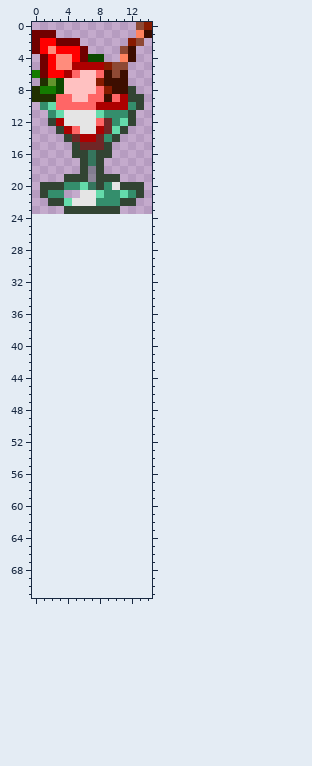
Two versions of one sprite sheet, Sources/Modules/FoodModule/Items/ModFood/StrawberryIcecream.png. Above is the file before it was changed.
The file is 30x48 pixels, drawn in blocks of 2x2; one block is one cell here. The old version is drawn lined up with the new one, on the new canvas.
After:
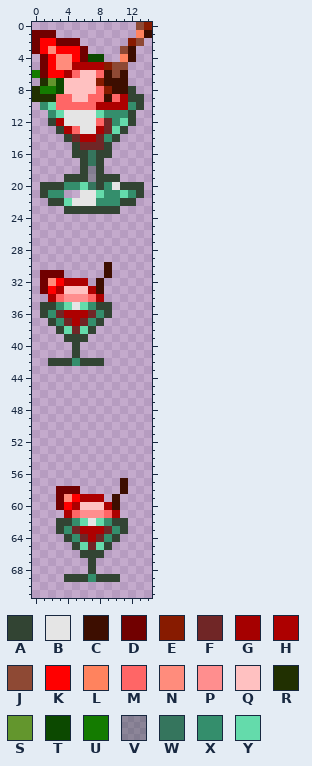
Palette (. is transparent): A #324433  B #e5e5e5  C #3d0e00  D #710000  E #871b00  F #702626  G #a50000  H #ad0000  J #8e4934  K #ff0000  L #ff835e  M #ff6666  N #ff8c7c  P #ff8e8e  Q #ffc1c1  R #213001  S #63962d  T #0c4900  U #147b00  V #1b3c3055  W #35755d  X #348e6c  Y #64dbab
What changed:
canvas 15x24 -> 15x72
Colour A now appears in row 35 at x 1 to 2 and 8 to 9; in row 36 at x 1 and 9; in row 37 at x 2 and 8; in row 38 at x 3 and 7; in row 39 at x 4 to 6; in rows 40 to 41 at x 5.
Colour A now appears in row 42 at x 2 to 4 and 6 to 8; in row 62 at x 3 to 4 and 10 to 11; in row 63 at x 3 and 11; in row 64 at x 4 and 10; in row 65 at x 5 and 9; in row 66 at x 6 to 8.
Colour A now appears in rows 67 to 68 at x 7; in row 69 at x 4 to 6 and 8 to 10.
Colour B now appears in row 35 at x 5; in row 62 at x 7.
Colour C now appears in rows 30 to 31 at x 9; in rows 32 to 33 at x 8; in rows 57 to 58 at x 11; in rows 59 to 60 at x 10.
Colour D now appears in row 31 at x 1 to 3; in rows 32 to 33 at x 1; in row 58 at x 3 to 5; in rows 59 to 60 at x 3.
Colour F now appears in row 36 at x 3 and 7; in row 37 at x 4 and 6; in row 38 at x 5; in row 63 at x 5 and 9; in row 64 at x 6 and 8; in row 65 at x 7.
Colour H now appears in row 32 at x 4 to 6; in row 33 at x 3 and 7; in row 34 at x 2 and 8; in row 36 at x 4 to 6; in row 37 at x 5; in row 59 at x 6 to 8.
Colour H now appears in row 60 at x 5 and 9; in row 61 at x 4 and 10; in row 63 at x 6 to 8; in row 64 at x 7.
Colour K now appears in row 32 at x 3; in row 33 at x 2; in row 59 at x 5; in row 60 at x 4.
Colour M now appears in row 34 at x 3 and 7; in row 61 at x 5 and 9.
Colour N now appears in row 32 at x 2; in row 59 at x 4.
Colour P now appears in row 34 at x 4 to 6; in row 61 at x 6 to 8.
Colour Q now appears in row 33 at x 4 to 6; in row 60 at x 6 to 8.
Colour X now appears in row 35 at x 3 and 7; in row 36 at x 2 and 8; in row 37 at x 3 and 7; in row 42 at x 5; in row 62 at x 5 and 9; in row 63 at x 4 and 10.
Colour X now appears in row 64 at x 5 and 9; in row 69 at x 7.
Colour Y now appears in row 35 at x 4 and 6; in row 38 at x 4 and 6; in row 62 at x 6 and 8; in row 65 at x 6 and 8.
Changed places in both pictures, as pixel boxes (x1, y1, x2, y2):
added: (40, 262, 112, 366)
added: (56, 478, 128, 582)
